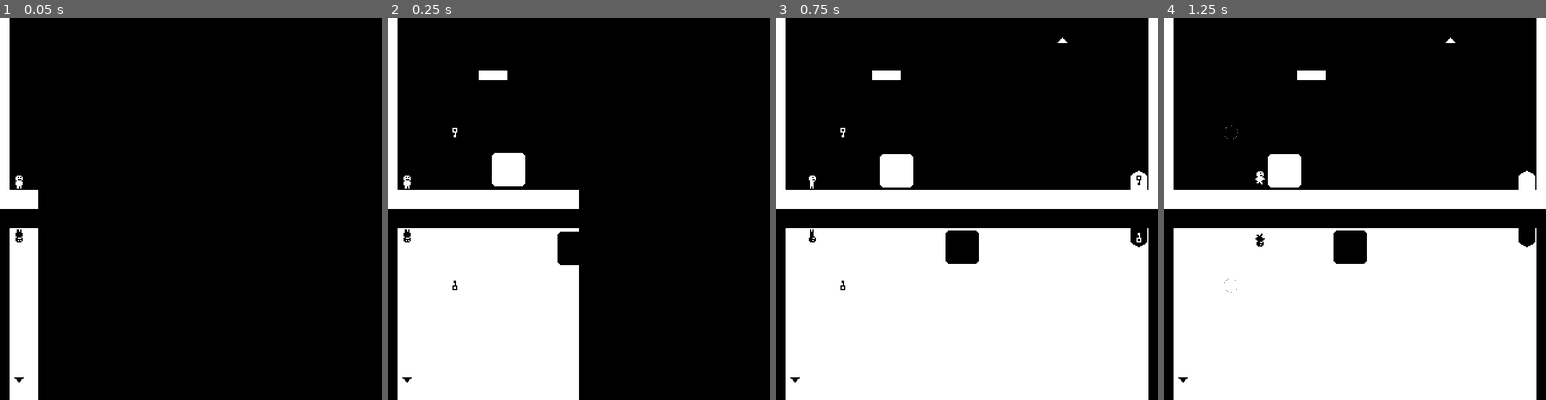
Above: before the commit, frames 1-4 (left to right).
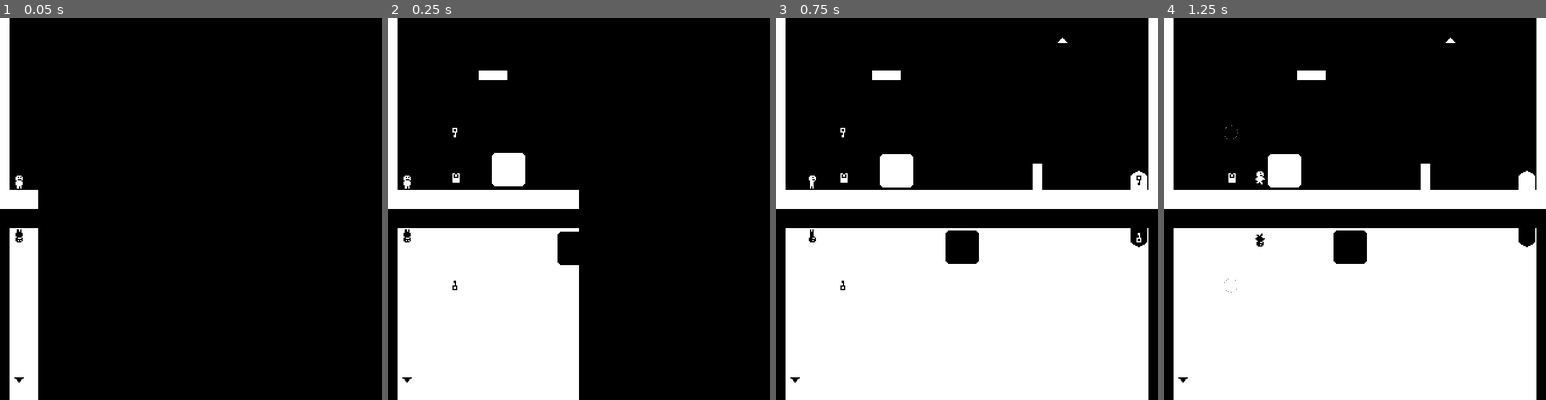
Above: after the commit, the same moments.

Repository: brianhall1313/Me-and-My-Shadow
Game: Godot game, scene res://Scenes/level_test.tscn
Two runs of this game, one before a commit and one after it. Both use one fixed random seed, a clock stepped at 60 frames per second and the inputs below. This scene is started directly instead of the project's main scene.
Inputs:
- Up to frame 1 (0.05 s): no input
- Up to frame 2 (0.25 s): no input
- Up to frame 3 (0.75 s): hold Right (move_right) from 0.53 s (still down); tap Up (interact) at 0.6 s
- Up to frame 4 (1.25 s): keep holding Right (move_right); tap Space (jump) at 0.77 s

Frame 1 is identical in both runs. In frame 2, less than 0.1% of the frame differs, in the area x 16-19%, y 40-44%; in frame 3, 0.2%, in the area x 16-70%, y 38-45%; in frame 4, 0.2%.

Commit message:
switch done

Diff:
--- a/Scenes/level_test.tscn
+++ b/Scenes/level_test.tscn
@@ -14,6 +14,8 @@
 [ext_resource type="PackedScene" uid="uid://c0m5k7nvidl2n" path="res://Scenes/black_block.tscn" id="12_1ridc"]
 [ext_resource type="Theme" uid="uid://d334f2xsycvqg" path="res://Resources/basic_theme.tres" id="13_swlav"]
 [ext_resource type="PackedScene" uid="uid://tekfpdogpack" path="res://Scenes/moving_platform.tscn" id="14_3ed0j"]
+[ext_resource type="PackedScene" uid="uid://qr8nx2aqrhmg" path="res://Scenes/white_switch.tscn" id="15_uyfgu"]
+[ext_resource type="PackedScene" uid="uid://clsg4ivfsr1aq" path="res://Scenes/toggle_wall_white.tscn" id="16_yldhq"]
 
 [sub_resource type="TileSetAtlasSource" id="TileSetAtlasSource_svles"]
 texture = ExtResource("2_iq44j")
@@ -157,5 +159,12 @@
 curve = SubResource("Curve2D_dyft5")
 loop = false
 
+[node name="white_switch" parent="." node_paths=PackedStringArray("wall") instance=ExtResource("15_uyfgu")]
+position = Vector2(57, 134)
+wall = NodePath("../toggle_wall_white")
+
+[node name="toggle_wall_white" parent="." instance=ExtResource("16_yldhq")]
+position = Vector2(215, 122)
+
 [connection signal="button_up" from="pause_menu/VBoxContainer/VBoxContainer/continue" to="." method="close_pause"]
 [connection signal="button_up" from="pause_menu/VBoxContainer/VBoxContainer/quit_to_main" to="." method="_on_quit_to_main_button_up"]
--- a/switch.gd
+++ b/Scenes/switch.gd
@@ -1,19 +1,31 @@
 extends Area2D
 
+var flipable:bool = false
+var flipped:bool = false
+# Called when the node enters the scene tree for the first time.
+@export var wall:ToggleWall
 
-# Called when the node enters the scene tree for the first time.
 func _ready() -> void:
 	pass # Replace with function body.
 
 
 # Called every frame. 'delta' is the elapsed time since the previous frame.
 func _process(delta: float) -> void:
-	pass
+	if flipable:
+		if Input.is_action_just_pressed("interact"):
+			if flipped:
+				$switch_sprite.flip_v = false
+				flipped=false
+				wall.reappear()
+			else:
+				$switch_sprite.flip_v = true
+				flipped=true
+				wall.disappear()
 
 
 func _on_body_entered(body: Node2D) -> void:
-	pass # Replace with function body.
+	flipable = true
 
 
 func _on_body_exited(body: Node2D) -> void:
-	pass # Replace with function body.
+	flipable = false
--- /dev/null
+++ b/Scenes/toggle_wall.gd
@@ -0,0 +1,10 @@
+extends StaticBody2D
+class_name ToggleWall
+
+func disappear() -> void:
+	hide()
+	$CollisionShape2D.disabled = true
+
+func reappear() -> void:
+	show()
+	$CollisionShape2D.disabled = false
--- /dev/null
+++ b/Scenes/toggle_wall_white.tscn
@@ -0,0 +1,17 @@
+[gd_scene load_steps=3 format=3 uid="uid://clsg4ivfsr1aq"]
+
+[ext_resource type="Script" path="res://Scenes/toggle_wall.gd" id="1_t48y7"]
+
+[sub_resource type="RectangleShape2D" id="RectangleShape2D_4gm4y"]
+size = Vector2(8, 24)
+
+[node name="toggle_wall_white" type="StaticBody2D"]
+script = ExtResource("1_t48y7")
+
+[node name="CollisionShape2D" type="CollisionShape2D" parent="."]
+position = Vector2(4, 12)
+shape = SubResource("RectangleShape2D_4gm4y")
+
+[node name="ColorRect" type="ColorRect" parent="."]
+offset_right = 8.0
+offset_bottom = 24.0
--- /dev/null
+++ b/Scenes/white_switch.tscn
@@ -0,0 +1,19 @@
+[gd_scene load_steps=4 format=3 uid="uid://qr8nx2aqrhmg"]
+
+[ext_resource type="Script" path="res://Scenes/switch.gd" id="1_lfjd0"]
+[ext_resource type="Texture2D" uid="uid://biwrjhgfa1rx6" path="res://Textures/white_switch.png" id="2_u0e8v"]
+
+[sub_resource type="RectangleShape2D" id="RectangleShape2D_w7lqi"]
+size = Vector2(6, 8)
+
+[node name="white_switch" type="Area2D"]
+script = ExtResource("1_lfjd0")
+
+[node name="switch_shape" type="CollisionShape2D" parent="."]
+shape = SubResource("RectangleShape2D_w7lqi")
+
+[node name="switch_sprite" type="Sprite2D" parent="."]
+texture = ExtResource("2_u0e8v")
+
+[connection signal="body_entered" from="." to="." method="_on_body_entered"]
+[connection signal="body_exited" from="." to="." method="_on_body_exited"]
Not shown: 1 places in Scenes/level_test.tscn that only renumber resources
